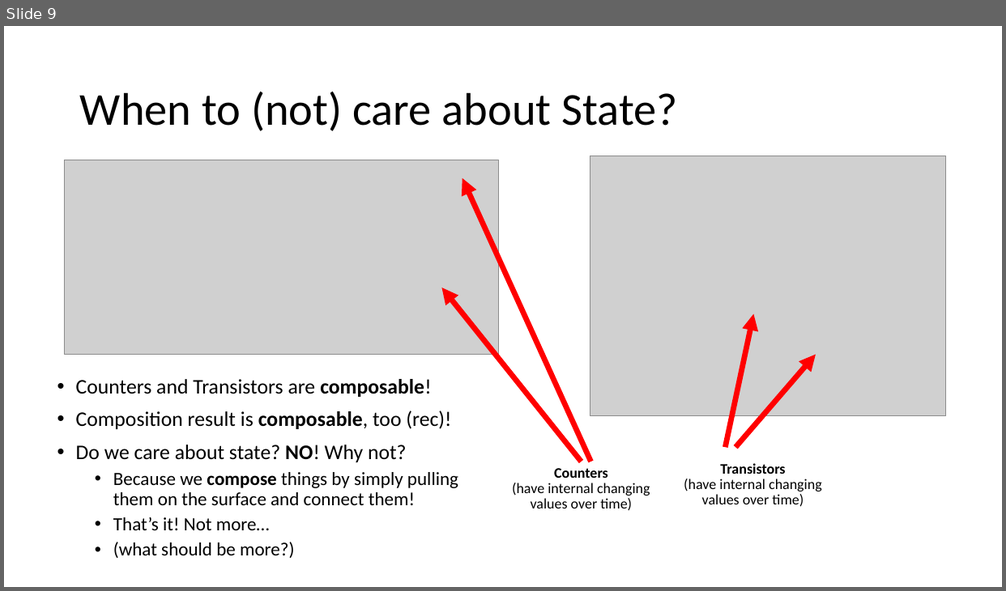
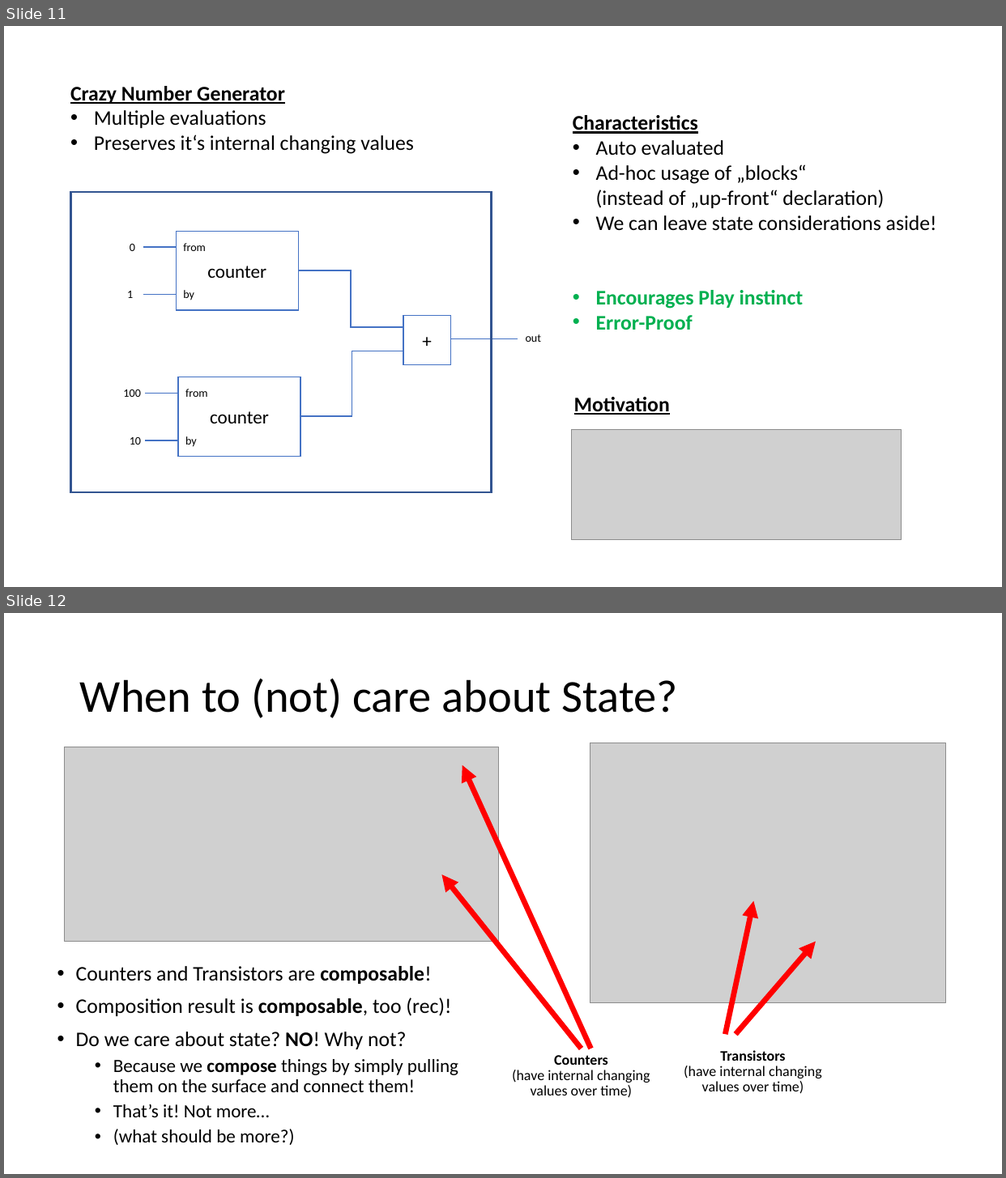
Before and after one commit to RonaldSchlenker/ReactIn200LoC, a slide deck: Vortrag/Presentation.pptx. Shown one above the other, each under a label of ours: slide 9 before the commit, slides 11 and 12 after it. The pictures are 1006x591 and 1006x1178 pixels, drawn with LibreOffice and Linux fonts; fonts in the diff are those of the drawing; grey boxes stand for pictures. Boxes give left, top, right and bottom in pixels: in the first picture for what was removed or moved away, otherwise in the second. Text is boxed around its words. In the diff, an @@ line names an element or a change of style, - is before the commit and + after.

```diff
--- a/Vortrag/Presentation.pptx
+++ b/Vortrag/Presentation.pptx
@@ slide 11 added at (4,26,1002,587), background #FFFFFF @@
@@ text added at (70,86,414,154), 20 pt, text #000000 @@
+Crazy Number Generator
+• Multiple evaluations
+• Preserves it‘s internal changing values
@@ text added at (573,115,937,331), 20 pt, text #000000 @@
+Characteristics
+• Auto evaluated
+• Ad-hoc usage of „blocks“
+  (instead of „up-front“ declaration)
+• We can leave state considerations aside!
+• Encourages Play instinct
+• Error-Proof
@@ group added at (71,192,542,493): 9 texts, 5 lines, 4 rectangles, 2 elbow lines @@
+counter
+from
+by
+0
+1
+counter
+from
+by
+100
+10
++
+out
@@ text added at (574,397,670,415), 20 pt, text #000000, bold, underline @@
+Motivation
@@ picture added at (572,429,901,540) @@
@@ what was slide 9 is now slide 12 @@
```
Also in this commit, not shown: 3 slides changed, 3 other slides added, 1 slide removed, 5 other files.
